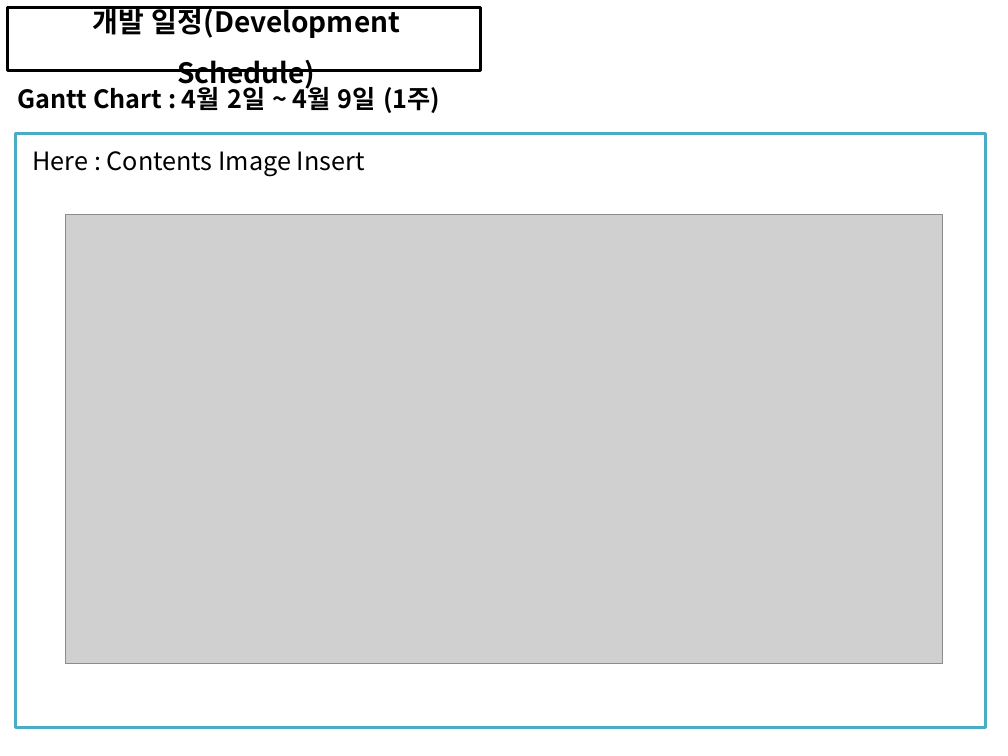
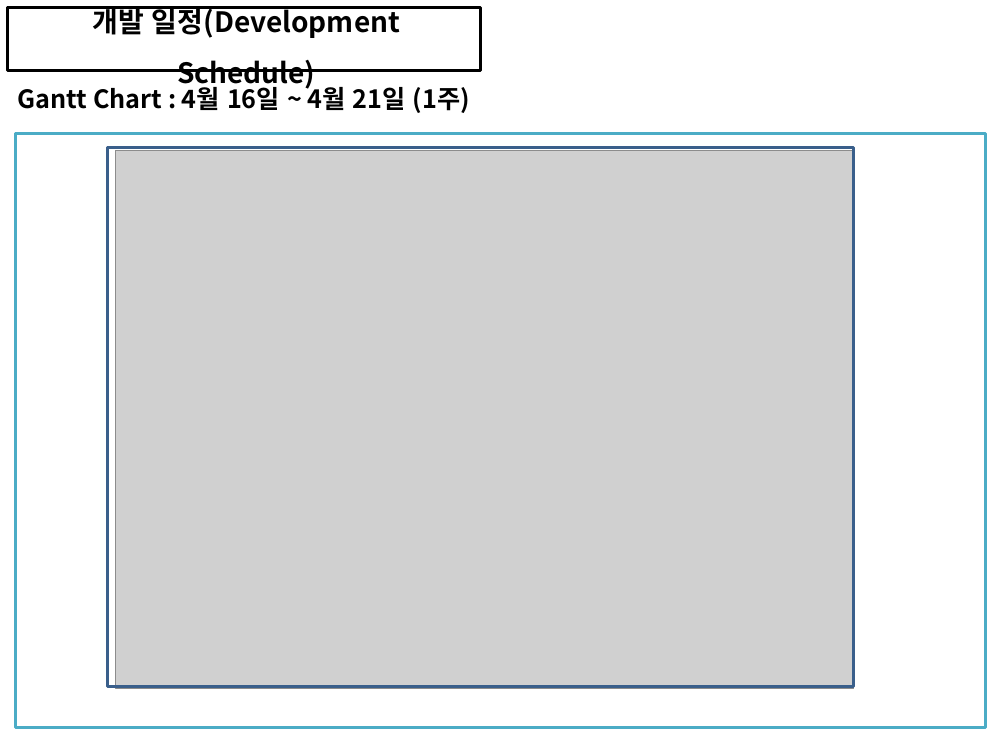
Before and after one commit to soh0256/4team, a slide deck: slide 2 of 개발 4팀 2차 미니 프로젝트/6) KOSMO_77기_개발 4팀_일정관리_형상관리_활용_종합보고서.pptx. Drawn at 1008x756 pixels with LibreOffice and Linux fonts; fonts in the diff are those of the drawing; grey boxes stand for pictures. Boxes give left, top, right and bottom in pixels: in the first picture for what was removed or moved away, otherwise in the second. Text is boxed around its words. In the diff, an @@ line names an element or a change of style, - is before the commit and + after.

```diff
--- a/개발 4팀 2차 미니 프로젝트/6) KOSMO_77기_개발 4팀_일정관리_형상관리_활용_종합보고서.pptx
+++ b/개발 4팀 2차 미니 프로젝트/6) KOSMO_77기_개발 4팀_일정관리_형상관리_활용_종합보고서.pptx
@@ text at (18, 83, 470, 113): text changed @@
-Gantt Chart : 4월 2일 ~ 4월 9일 (1주)
+Gantt Chart : 4월 16일 ~ 4월 21일 (1주)
@@ rectangle added at (107, 148, 853, 686), outline #3A5F8C 2 pt @@
@@ text removed at (33, 151, 365, 176) @@
-Here : Contents Image Insert
@@ picture: place and size @@
-picture at (66, 215, 942, 664)
+picture at (116, 150, 854, 688)
```
Also in this commit, not shown: 13 other slides changed, 22 slides added.
